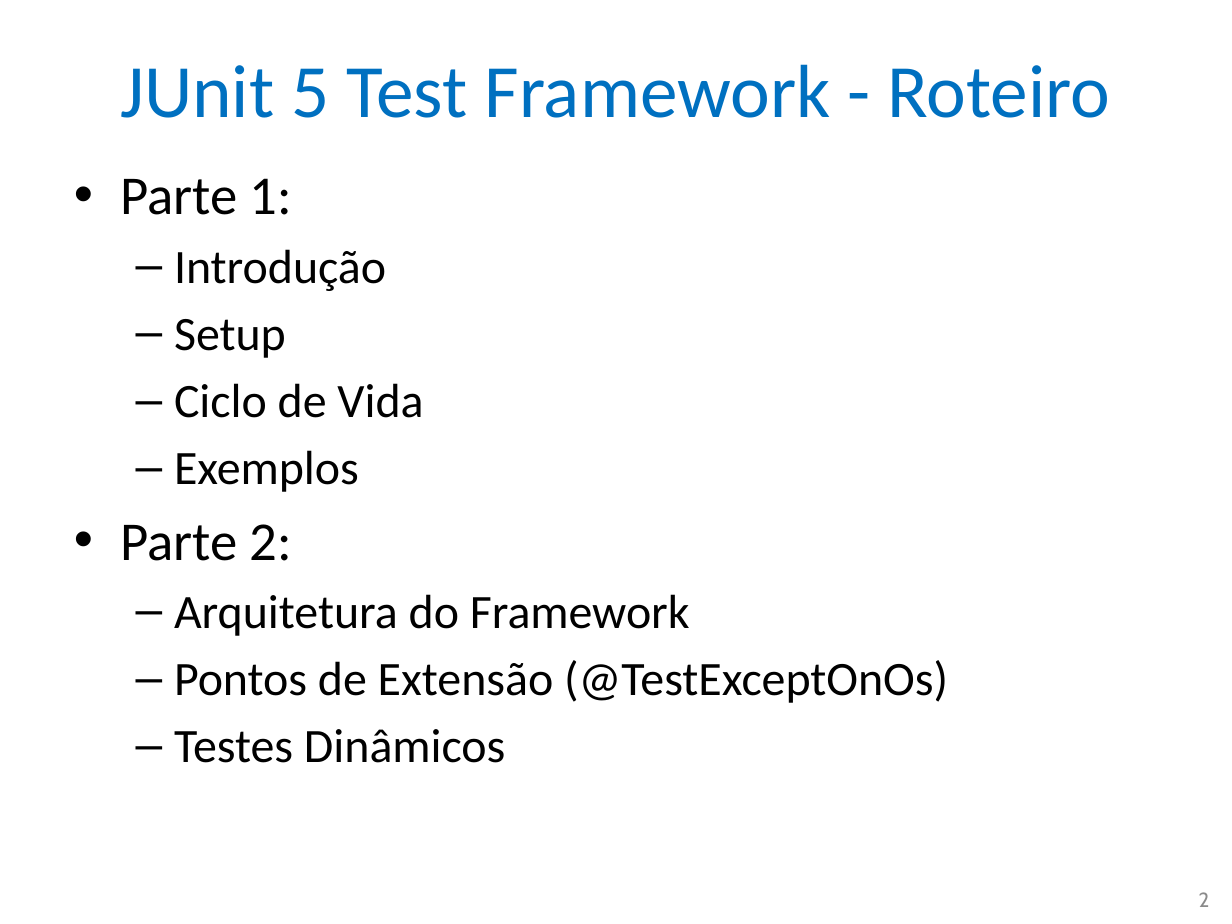
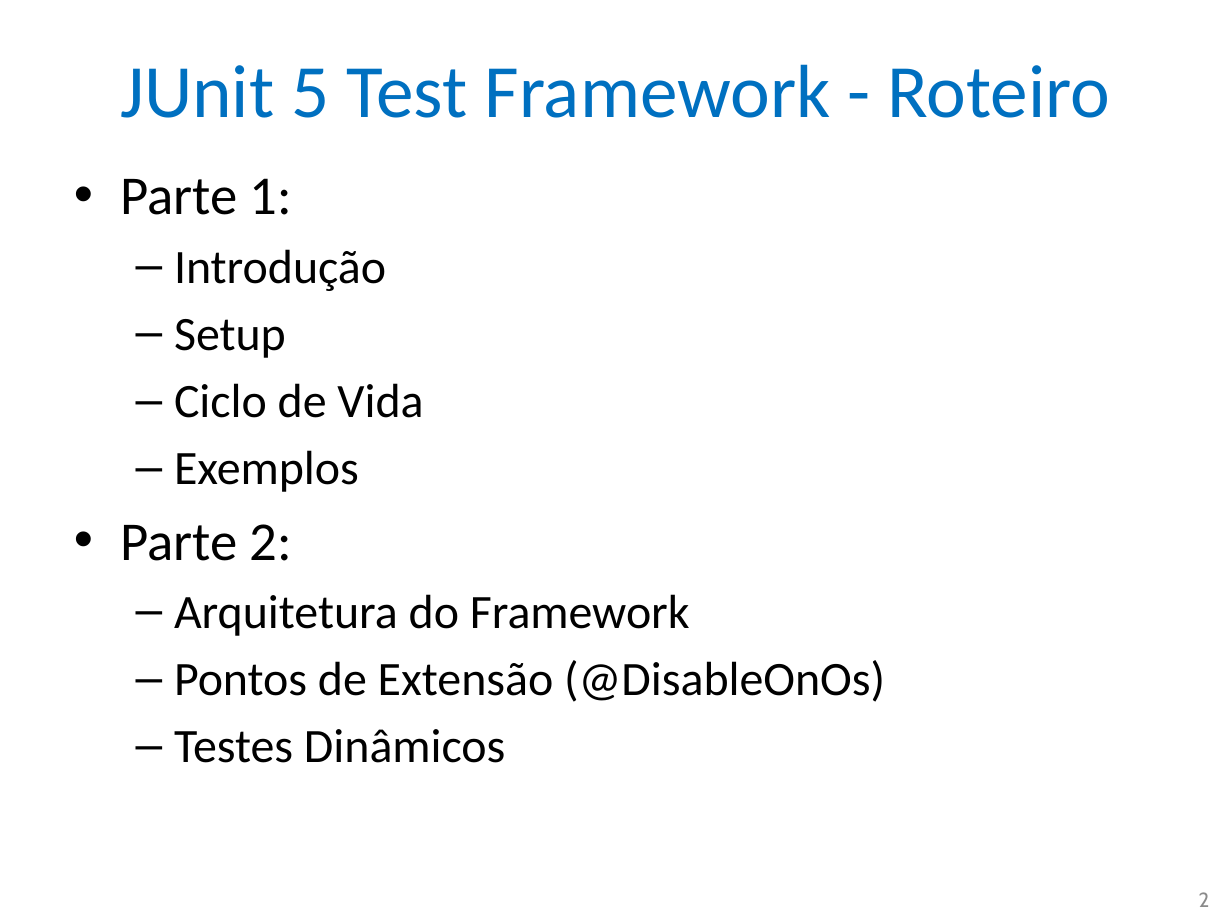
Before and after one commit to nascimentolwtn/INPE-CAP-385_DesenvolvimentoFrameworks, a slide deck: slide 2 of CAP385-00-Presentations/03-JUnit 5 Arquitetura e Pontos de Extensão/03-JUnit 5 - Arquitetura.pptx. Drawn at 1232x924 pixels with LibreOffice and Linux fonts; fonts in the diff are those of the drawing. Boxes give left, top, right and bottom in pixels: in the first picture for what was removed or moved away, otherwise in the second. Text is boxed around its words. In the diff, an @@ line names an element or a change of style, - is before the commit and + after.

```diff
--- a/CAP385-00-Presentations/03-JUnit 5 Arquitetura e Pontos de Extensão/03-JUnit 5 - Arquitetura.pptx
+++ b/CAP385-00-Presentations/03-JUnit 5 Arquitetura e Pontos de Extensão/03-JUnit 5 - Arquitetura.pptx
@@ text at (174, 660, 885, 702): text changed @@
-  – Pontos de Extensão (@TestExceptOnOs)
+  – Pontos de Extensão (@DisableOnOs)
```
Also in this commit, not shown: 1 other slide changed, 7 other files.
